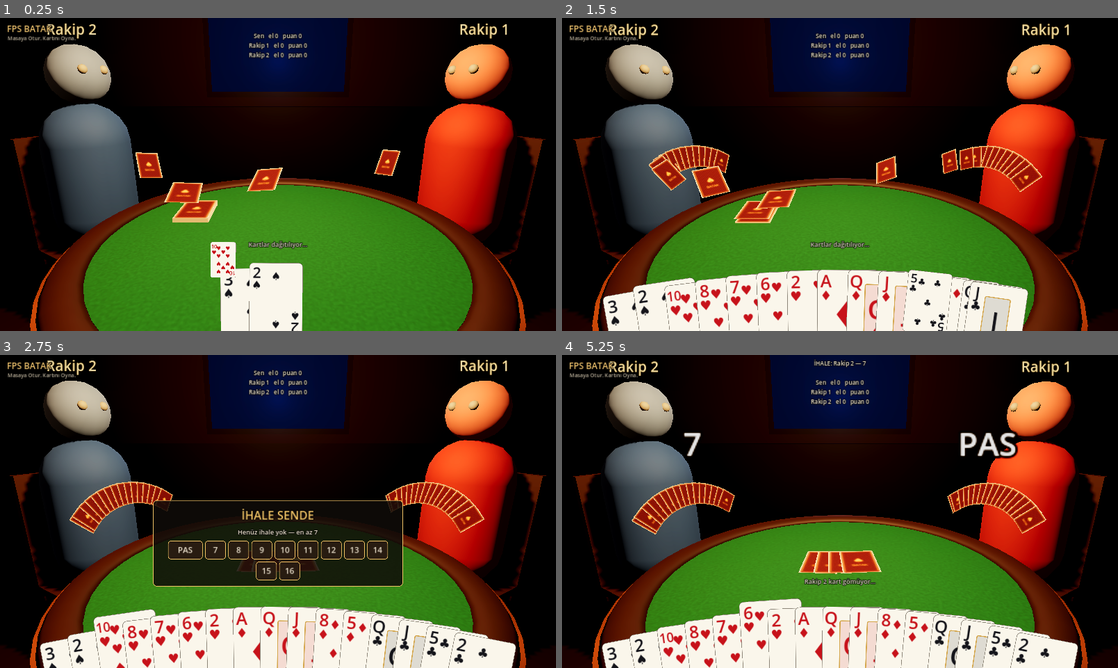
Above: before the commit, frames 1-4 (two rows, left to right).
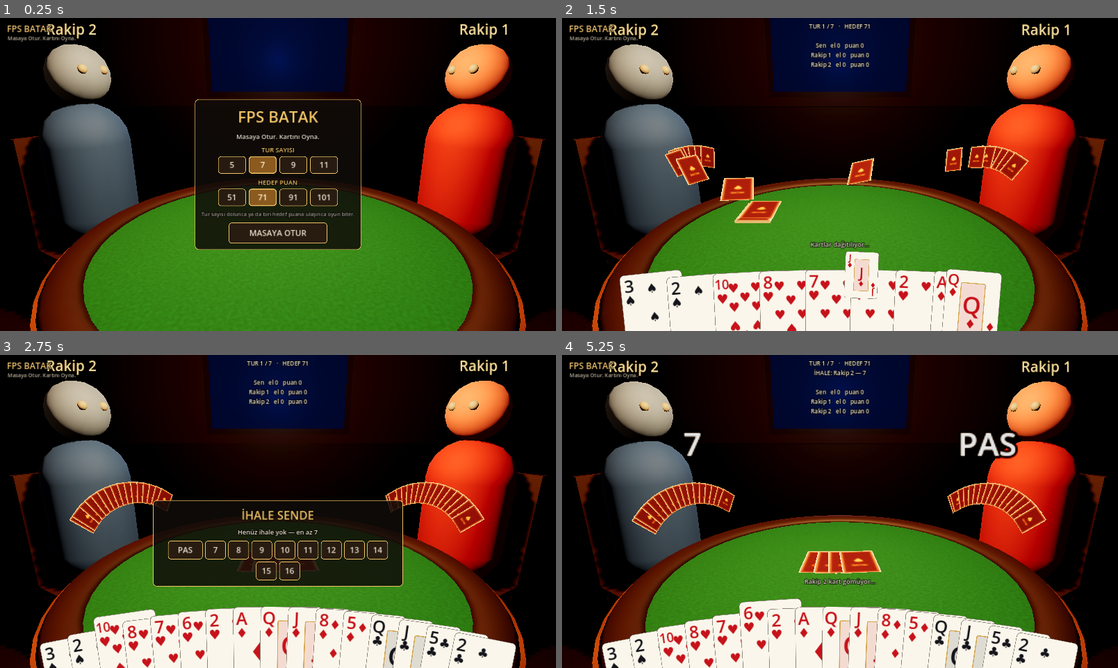
Above: after the commit, the same moments.

Repository: osmanadali/megerse-reels
Game: Godot game, scene res://scenes/main/Main.tscn
Two runs of this game, one before a commit and one after it. Both use one fixed random seed, a clock stepped at 60 frames per second and the inputs below.
Inputs (mouse positions are in pixels of both pictures, inside the frame that each line leads up to):
- Up to frame 1 (0.25 s): no input
- Up to frame 2 (1.5 s): click (840, 233) at 0.5 s, where only the run after the commit has a clickable "MASAYA OTUR"; move the mouse to (645, 330) at 1.27 s; click (645, 330) at 1.42 s
- Up to frame 3 (2.75 s): move the mouse to (105, 661) at 2.02 s; click (105, 661) at 2.17 s
- Up to frame 4 (5.25 s): click "PAS" at 2.75 s; tap Enter at 3.5 s; move the mouse to (695, 667) at 3.52 s; click (695, 667) at 3.67 s; move the mouse to (717, 652) at 4.27 s; click (717, 652) at 4.42 s; move the mouse to (745, 646) at 5.02 s; click (745, 646) at 5.17 s

The runs differ from the first frame. In frame 1, 13% of the frame differs, in the area x 24-72%, y 4-100%; in frame 2, 11%; in frame 3, 0.5%; in frame 4, 0.6%.

Commit message:
FPS Batak: maç ayarları (tur/hedef puan) ve maç sonu
- MatchSettings: 5/7/9/11 tur, 51/71/91/101 hedef; cihazda saklanır
- Oyun başında masa ayarları paneli
- Tur sayısı dolunca veya hedef puana ulaşınca maç biter, kazanan ilan edilir
- Bilgi panelinde tur/hedef, el sonunda SONRAKİ TUR, maç sonunda YENİ OYUN
- Testler: 191 kontrol

Co-Authored-By: Claude Opus 5.5 <noreply@anthropic.com>
Claude-Session: https://claude.ai/code/session_01PiPLUzC15gCf2u2mvSdX2R

Diff:
--- a/FPSBatak/scripts/debug/screenshot_tool.gd
+++ b/FPSBatak/scripts/debug/screenshot_tool.gd
@@ -3,6 +3,7 @@
 ##   -- --screenshot=<yol.png>                 (yaklaşık 0.5 sn sonra tek kare)
 ##   -- --screenshot=<yol.png> --shot-times=2,6.5,9
 ##        (verilen saniyelerde <yol>_0.png, <yol>_1.png ... kaydeder)
+##   --speed=4         oyunu hızlandırır (zamanlar oyun saniyesidir)
 ##   --preview-panels  her karede sırayla ihale / gömme / koz panelini açar
 ##                     (karar panellerinin görünümünü kontrol etmek için)
 ## Son kareden sonra oyunu kapatır. Normal oyunda hiçbir şey yapmaz.
@@ -20,6 +21,8 @@
 			_times.clear()
 			for t in arg.trim_prefix("--shot-times=").split(","):
 				_times.append(float(t))
+		elif arg.begins_with("--speed="):
+			Engine.time_scale = float(arg.trim_prefix("--speed="))
 		elif arg == "--preview-panels":
 			_preview_panels = true
 	if _path.is_empty():
--- a/FPSBatak/scripts/game/table_controller.gd
+++ b/FPSBatak/scripts/game/table_controller.gd
@@ -1,7 +1,8 @@
 class_name TableController
 extends Node
 ## Masadaki akışı yönetir:
-##   dağıt → ihale → göm → koz söyle → yerdeki kartları al → löveler → puan.
+##   maç ayarları → [dağıt → ihale → göm → koz söyle → yerdeki kartları al →
+##   löveler → puan] x el sayısı → maç sonu.
 ##
 ## Kurallar BatakRules/BidManager/ScoreManager'da, kararlar AIPlayer'da,
 ## varyant ayarları GameRules'ta. Bu sınıf yalnızca sırayı yürütür ve
@@ -37,6 +38,8 @@
 @export var ai_difficulty := AIPlayer.Difficulty.NORMAL
 
 var rules := GameRules.three_player_gommeli()
+var settings: MatchSettings
+var rounds_played := 0
 var deck := DeckManager.new()
 var scores: ScoreManager
 var hands: Array = []
@@ -64,12 +67,33 @@
 func _ready() -> void:
 	assert(rules.is_valid(), "Kural seti tutarsız")
 	_n = rules.player_count
-	dealer = _n - 1  # ilk elde ihaleyi oyuncu açsın
 	scores = ScoreManager.new(_n)
 	_setup_table()
-	hud.restart_requested.connect(_on_restart)
+	hud.next_round_requested.connect(_on_next_round)
+	hud.start_requested.connect(_start_match)
+	hud.new_game_requested.connect(_show_setup)
 	if not faces.is_ready:
 		await faces.build()
+	_show_setup()
+
+
+## Maç başı: kayıtlı ayarlarla masa ayarları panelini açar.
+func _show_setup() -> void:
+	_clear_table()
+	hud.show_status("")
+	settings = MatchSettings.load_saved()
+	if _autoplay:
+		_apply_dev_args(settings)
+		_start_match(settings)
+	else:
+		hud.show_setup(settings)
+
+
+func _start_match(s: MatchSettings) -> void:
+	settings = s
+	scores = ScoreManager.new(_n)
+	rounds_played = 0
+	dealer = _n - 1  # ilk elde ihaleyi oyuncu açsın
 	_play_round()
 
 
@@ -132,22 +156,58 @@
 
 func _finish_round() -> void:
 	var deltas := scores.apply_round(bidder, bid, tricks_won)
+	rounds_played += 1
 	_refresh_info()
 	var made := tricks_won[bidder] >= bid
 	var who := "SEN" if bidder == Seat.LOCAL_PLAYER else _seat_names[bidder].to_upper()
 	var verb := ("İHALEYİ YAPTIN" if made else "BATTIN") if bidder == Seat.LOCAL_PLAYER \
 		else (who + " İHALEYİ YAPTI" if made else who + " BATTI")
+	var summary := "%s  (%d / %d)" % [verb, tricks_won[bidder], bid]
 	hud.show_status("")
-	hud.show_round_end("%s  (%d / %d)" % [verb, tricks_won[bidder], bid],
-		_seat_names, tricks_won, deltas, scores.totals)
+	if settings.is_match_over(rounds_played, scores.totals):
+		_show_match_end(summary)
+		return
+	hud.show_round_end(summary, _seat_names, tricks_won, deltas, scores.totals, "SONRAKİ TUR")
 	if _autoplay:
 		await _wait(1.5)
-		hud.restart_requested.emit()
-
-
-func _on_restart() -> void:
+		hud.next_round_requested.emit()
+
+
+func _on_next_round() -> void:
 	dealer = Seat.next(dealer, _n)
 	_play_round()
+
+
+## Maç sonu: kazananı ilan eder ve sıralamayı gösterir.
+func _show_match_end(last_round_summary: String) -> void:
+	var winners := MatchSettings.winners(scores.totals)
+	var title: String
+	if winners.size() > 1:
+		title = "BERABERE!"
+	elif winners[0] == Seat.LOCAL_PLAYER:
+		title = "KAZANDIN!"
+	else:
+		title = "KAZANAN: %s" % _seat_names[winners[0]].to_upper()
+	var order: Array = range(_n)
+	order.sort_custom(func(a: int, b: int): return scores.totals[a] > scores.totals[b])
+	var lines: Array[String] = ["Son el: " + last_round_summary, ""]
+	for place in order.size():
+		var seat: int = order[place]
+		lines.append("%d.  %s — %d puan" % [place + 1, _seat_names[seat], scores.totals[seat]])
+	hud.show_match_end("OYUN BİTTİ — " + title, lines)
+	if _autoplay:
+		print("[autoplay] maç bitti, oyun süresi %.1f sn" % (Time.get_ticks_msec() / 1000.0 * Engine.time_scale))
+		await _wait(20.0)
+		hud.new_game_requested.emit()
+
+
+## Geliştirme: `--rounds=N --target=M` ile ayar panelini atlamak için.
+static func _apply_dev_args(s: MatchSettings) -> void:
+	for arg in OS.get_cmdline_user_args():
+		if arg.begins_with("--rounds="):
+			s.rounds = int(arg.trim_prefix("--rounds="))
+		elif arg.begins_with("--target="):
+			s.target_score = int(arg.trim_prefix("--target="))
 
 
 # --- Dağıtım -----------------------------------------------------------------
@@ -426,7 +486,9 @@
 
 
 func _refresh_info() -> void:
-	hud.update_info(_seat_names, tricks_won, scores.totals, bidder, bid, trump)
+	var header := "TUR %d / %d   ·   HEDEF %d" % [min(rounds_played + 1, settings.rounds),
+		settings.rounds, settings.target_score]
+	hud.update_info(header, _seat_names, tricks_won, scores.totals, bidder, bid, trump)
 
 
 func _wait(seconds: float) -> void:
--- /dev/null
+++ b/FPSBatak/scripts/rules/match_settings.gd
@@ -0,0 +1,52 @@
+class_name MatchSettings
+extends Resource
+## Bir maçın (oyunun) başlangıç ayarları: kaç el oynanacağı ve hedef puan.
+##
+## Maç, seçilen el sayısı tamamlanınca VEYA biri hedef puana ulaşınca
+## (hangisi önce olursa) biter. En yüksek puanlı oyuncu kazanır.
+## Son seçim cihazda (user://) saklanır; internet gerekmez.
+
+const ROUND_OPTIONS: Array[int] = [5, 7, 9, 11]
+const TARGET_OPTIONS: Array[int] = [51, 71, 91, 101]
+const SAVE_PATH := "user://settings.cfg"
+const SECTION := "match"
+
+@export var rounds := 7
+@export var target_score := 71
+
+
+## Maç bitti mi?
+func is_match_over(rounds_played: int, totals: Array[int]) -> bool:
+	return rounds_played >= rounds or totals.max() >= target_score
+
+
+## En yüksek puanlı koltuk(lar). Birden fazlaysa berabere.
+static func winners(totals: Array[int]) -> Array[int]:
+	var best: int = totals.max()
+	var out: Array[int] = []
+	for i in totals.size():
+		if totals[i] == best:
+			out.append(i)
+	return out
+
+
+func save() -> void:
+	var cfg := ConfigFile.new()
+	cfg.load(SAVE_PATH)  # varsa diğer bölümleri koru
+	cfg.set_value(SECTION, "rounds", rounds)
+	cfg.set_value(SECTION, "target_score", target_score)
+	cfg.save(SAVE_PATH)
+
+
+## Kaydedilmiş ayarları yükler; yoksa veya geçersizse varsayılanları döndürür.
+static func load_saved() -> MatchSettings:
+	var s := MatchSettings.new()
+	var cfg := ConfigFile.new()
+	if cfg.load(SAVE_PATH) == OK:
+		var r: int = cfg.get_value(SECTION, "rounds", s.rounds)
+		var t: int = cfg.get_value(SECTION, "target_score", s.target_score)
+		if ROUND_OPTIONS.has(r):
+			s.rounds = r
+		if TARGET_OPTIONS.has(t):
+			s.target_score = t
+	return s
--- a/FPSBatak/scripts/ui/game_hud.gd
+++ b/FPSBatak/scripts/ui/game_hud.gd
@@ -4,7 +4,9 @@
 ## karar panelleri elin hemen üstünde, masanın ön kısmında belirir.
 ## Koyu zemin + altın/bakır vurgular.
 
-signal restart_requested
+signal next_round_requested
+signal start_requested(settings: MatchSettings)
+signal new_game_requested
 signal bid_chosen(amount: int)   # BidManager.PASS = pas
 signal trump_chosen(suit: int)
 signal bury_confirmed
@@ -33,6 +35,11 @@
 var _bury_button: Button
 var _bury_count := 4
 var _trump_panel: PanelContainer
+var _end_button: Button
+var _setup_panel: PanelContainer
+var _setup_settings: MatchSettings
+var _match_panel: PanelContainer
+var _match_label: Label
 
 
 func _ready() -> void:
@@ -64,6 +71,8 @@
 	_build_bury_panel()
 	_build_trump_panel()
 	_build_end_panel()
+	_build_setup_panel()
+	_build_match_panel()
 
 
 # --- Genel ---------------------------------------------------------------------
@@ -76,9 +85,10 @@
 	_status.text = text
 
 
-## Sağ üstteki bilgi: ihale, koz, alınan eller ve toplam puan.
-func update_info(names: Array, tricks: Array, totals: Array, bidder: int, bid: int, trump: int) -> void:
-	var lines: PackedStringArray = []
+## Üst ortadaki bilgi: tur/hedef, ihale, koz, alınan eller ve toplam puan.
+func update_info(header: String, names: Array, tricks: Array, totals: Array, bidder: int, bid: int,
+		trump: int) -> void:
+	var lines: PackedStringArray = [header]
 	if bidder >= 0:
 		lines.append("İHALE: %s — %d" % [names[bidder], bid])
 	if trump >= 0:
@@ -183,11 +193,13 @@
 
 # --- El sonu -------------------------------------------------------------------
 
-func show_round_end(title: String, names: Array, tricks: Array, deltas: Array, totals: Array) -> void:
+func show_round_end(title: String, names: Array, tricks: Array, deltas: Array, totals: Array,
+		button_text: String) -> void:
 	var lines: PackedStringArray = [title, ""]
 	for i in names.size():
 		lines.append("%s — %d el   %+d   (toplam %d)" % [names[i], tricks[i], deltas[i], totals[i]])
 	_end_label.text = "\n".join(lines)
+	_end_button.text = button_text
 	_end_panel.visible = true
 
 
@@ -203,8 +215,97 @@
 	var box := _panel_box(_end_panel)
 	_end_label = _make_label(28, GOLD)
 	box.add_child(_end_label)
-	box.add_child(_make_button("YENİDEN DAĞIT", func(): restart_requested.emit(), Vector2(320, 64)))
+	_end_button = _make_button("SONRAKİ TUR", func(): next_round_requested.emit(), Vector2(320, 64))
+	box.add_child(_end_button)
 	add_child(_end_panel)
+
+
+# --- Masa ayarları (maç başı) ----------------------------------------------------
+
+## Maç başı ayar panelini gösterir; seçim `start_requested` ile döner.
+func show_setup(current: MatchSettings) -> void:
+	_setup_settings = current
+	_setup_panel.visible = true
+	# Kayıtlı seçimleri butonlara yansıt.
+	for row in _setup_panel.find_children("Row*", "HBoxContainer", true, false):
+		for b: Button in row.get_children():
+			b.button_pressed = b.get_meta("value") == (
+				current.rounds if row.name == "RowRounds" else current.target_score)
+
+
+func _build_setup_panel() -> void:
+	_setup_panel = _make_panel()
+	_setup_panel.set_anchors_and_offsets_preset(Control.PRESET_CENTER)
+	_setup_panel.grow_horizontal = Control.GROW_DIRECTION_BOTH
+	_setup_panel.grow_vertical = Control.GROW_DIRECTION_BOTH
+	var box := _panel_box(_setup_panel)
+	var title := _make_label(54, GOLD)
+	title.text = "FPS BATAK"
+	box.add_child(title)
+	var slogan := _make_label(22, TEXT)
+	slogan.text = "Masaya Otur. Kartını Oyna."
+	box.add_child(slogan)
+	box.add_child(_option_row("TUR SAYISI", "RowRounds", MatchSettings.ROUND_OPTIONS,
+		func(v: int): _setup_settings.rounds = v))
+	box.add_child(_option_row("HEDEF PUAN", "RowTarget", MatchSettings.TARGET_OPTIONS,
+		func(v: int): _setup_settings.target_score = v))
+	var note := _make_label(18, Color(TEXT, 0.7))
+	note.text = "Tur sayısı dolunca ya da biri hedef puana ulaşınca oyun biter."
+	box.add_child(note)
+	box.add_child(_make_button("MASAYA OTUR", _on_setup_confirmed, Vector2(340, 72)))
+	add_child(_setup_panel)
+
+
+func _on_setup_confirmed() -> void:
+	_setup_panel.visible = false
+	_setup_settings.save()
+	start_requested.emit(_setup_settings)
+
+
+## Başlık + tek seçimli buton satırı.
+func _option_row(caption: String, row_name: String, values: Array[int], on_pick: Callable) -> VBoxContainer:
+	var wrap := VBoxContainer.new()
+	wrap.add_theme_constant_override("separation", 6)
+	var label := _make_label(22, GOLD)
+	label.text = caption
+	wrap.add_child(label)
+	var row := HBoxContainer.new()
+	row.name = row_name
+	row.alignment = BoxContainer.ALIGNMENT_CENTER
+	row.add_theme_constant_override("separation", 10)
+	var group := ButtonGroup.new()
+	for v in values:
+		var b := _make_button(str(v), func(): on_pick.call(v), Vector2(96, 60))
+		b.toggle_mode = true
+		b.button_group = group
+		b.set_meta("value", v)
+		row.add_child(b)
+	wrap.add_child(row)
+	return wrap
+
+
+# --- Maç sonu --------------------------------------------------------------------
+
+func show_match_end(title: String, lines: Array[String]) -> void:
+	_match_label.text = title + "\n\n" + "\n".join(lines)
+	_match_panel.visible = true
+
+
+func _build_match_panel() -> void:
+	_match_panel = _make_panel()
+	_match_panel.set_anchors_and_offsets_preset(Control.PRESET_CENTER)
+	_match_panel.grow_horizontal = Control.GROW_DIRECTION_BOTH
+	_match_panel.grow_vertical = Control.GROW_DIRECTION_BOTH
+	var box := _panel_box(_match_panel)
+	_match_label = _make_label(30, GOLD)
+	box.add_child(_match_label)
+	box.add_child(_make_button("YENİ OYUN", _on_new_game, Vector2(320, 68)))
+	add_child(_match_panel)
+
+
+func _on_new_game() -> void:
+	_match_panel.visible = false
+	new_game_requested.emit()
 
 
 # --- Yardımcılar ----------------------------------------------------------------
@@ -274,10 +375,12 @@
 	panel.set_corner_radius_all(14)
 	panel.set_content_margin_all(22)
 	t.set_stylebox("panel", "PanelContainer", panel)
-	for state in ["normal", "hover", "pressed", "disabled", "focus"]:
+	for state in ["normal", "hover", "pressed", "hover_pressed", "disabled", "focus"]:
 		var sb := StyleBoxFlat.new()
-		sb.bg_color = BUTTON_HOVER if state in ["hover", "pressed"] else BUTTON_BG
-		sb.set_border_width_all(2)
+		sb.bg_color = BUTTON_HOVER if state == "hover" else BUTTON_BG
+		if state in ["pressed", "hover_pressed"]:  # seçili (toggle) buton
+			sb.bg_color = Color(0.55, 0.36, 0.12, 0.98)
+		sb.set_border_width_all(3 if state in ["pressed", "hover_pressed"] else 2)
 		sb.border_color = GOLD if state != "disabled" else Color(GOLD, 0.3)
 		sb.set_corner_radius_all(10)
 		sb.set_content_margin_all(8)
@@ -287,5 +390,7 @@
 	t.set_font_size("font_size", "Button", 28)
 	t.set_color("font_color", "Button", TEXT)
 	t.set_color("font_hover_color", "Button", GOLD)
+	t.set_color("font_pressed_color", "Button", Color(1, 0.95, 0.85))
+	t.set_color("font_hover_pressed_color", "Button", Color(1, 0.95, 0.85))
 	t.set_color("font_disabled_color", "Button", Color(TEXT, 0.35))
 	return t
--- a/FPSBatak/tests/run_tests.gd
+++ b/FPSBatak/tests/run_tests.gd
@@ -23,6 +23,7 @@
 	test_bidding_all_pass()
 	test_scores()
 	test_ai_bid_trump_bury()
+	test_match_end()
 	print("\n%d kontrol, %d hata" % [_checks, _failures])
 	quit(1 if _failures > 0 else 0)
 
@@ -237,3 +238,18 @@
 	var buried := AIPlayer.choose_bury(strong, 4, AIPlayer.choose_trump(strong))
 	check(buried.size() == 4, "4 kart gömülür")
 	check(not buried.any(func(c: CardData): return c.suit == S.SPADES or c.rank == R.ACE), "koz ve As gömülmez")
+
+
+func test_match_end() -> void:
+	var m := MatchSettings.new()
+	m.rounds = 5
+	m.target_score = 51
+	var low: Array[int] = [10, 20, 5]
+	check(not m.is_match_over(4, low), "4/5 el, hedef yok: devam")
+	check(m.is_match_over(5, low), "5/5 el: maç biter")
+	var high: Array[int] = [10, 51, 5]
+	check(m.is_match_over(2, high), "hedef puana ulaşan maçı bitirir")
+	check(MatchSettings.winners(high) == [1], "en yüksek puan kazanır")
+	var tie: Array[int] = [30, 30, -7]
+	check(MatchSettings.winners(tie) == [0, 1], "eşitlikte berabere")
+	check(MatchSettings.ROUND_OPTIONS == [5, 7, 9, 11] and MatchSettings.TARGET_OPTIONS == [51, 71, 91, 101], "seçenekler")
Not shown, changed: FPSBatak/README.md
